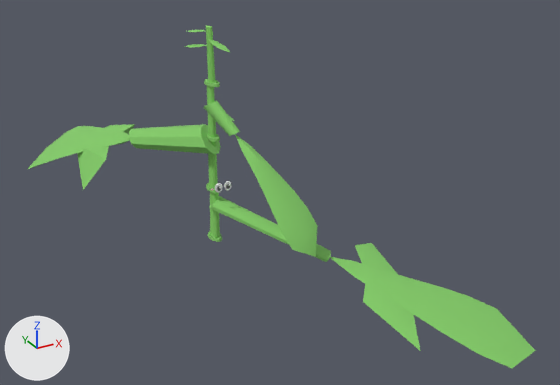
The glTF model web-forest/public/model/species/phyllanthus-niruri.glb: old version first, new version second.
Rendered twice from a 50 mm camera at (-0.606, -1.366, 0.756) aimed at (0.094, -0.094, 0.12). Lighting does not change. The marker at lower left points along +X, +Y and +Z. The older version comes first. Vertices at exactly the same position are counted once.

In view in the first picture: 'p0', 'p1', 'p2', 'p5', 'p6', 'p7', 'stem'.
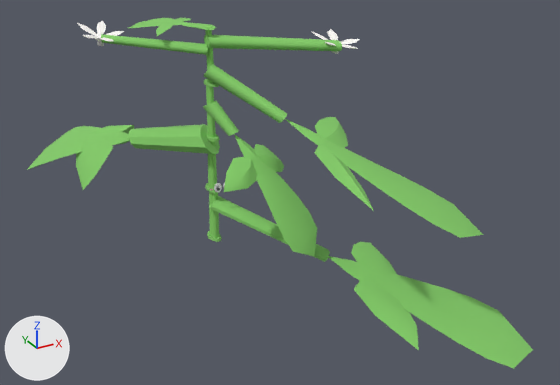
ob_body is not drawn itself; it is the parent of ob_stem, ob_p0, ob_p1, ob_p2, ob_p4, ob_p5, ob_p6, ob_p7.

Pixel boxes (x1, y1, x2, y2) of what changed, in the pictures (560 x 385 px; the box of a moved part takes in the faces that stretch with it):
'p0', reshaped, moved, rescaled
    before: (210, 196, 536, 368)
    after: (209, 196, 533, 369)
'p4', reshaped, moved, rescaled (not visible before)
    after: (203, 64, 483, 238)
'p2', reshaped, moved, rescaled
    before: (204, 100, 318, 257)
    after: (203, 100, 317, 256)
'p1', moved, rescaled
    before: (28, 124, 221, 190)
    after: (27, 124, 220, 190)
'p6', reshaped, moved, rescaled (614% wider, 86% taller)
    before: (208, 39, 229, 52)
    after: (204, 29, 360, 54)
'stem', moved, rescaled
    before: (204, 26, 232, 242)
    after: (203, 26, 225, 242)
'p5', reshaped, moved, rescaled
    before: (185, 44, 207, 48)
    after: (77, 21, 208, 55)
'p7', reshaped, moved, rescaled
    before: (188, 30, 205, 32)
    after: (129, 18, 216, 36)
part 1 of me_mesh_1, moved or reshaped
    before: (330, 243, 536, 368)
    after: (329, 242, 533, 369)
part 2 of me_mesh_3, added (green)
    after: (224, 144, 284, 192)
part 3 of me_mesh_3, moved or reshaped
    before: (235, 134, 318, 257)
    after: (234, 134, 317, 256)
part 4 of me_mesh_4, added (green)
    after: (315, 117, 374, 211)
part 5 of me_mesh_4, built on
    after: (203, 64, 483, 238)
part 6 of me_mesh_5, added
    after: (77, 21, 124, 42)
part 7 of me_mesh_5, built on
    before: (185, 44, 207, 48)
    after: (101, 34, 208, 55)
part 8 of me_mesh_6, added
    after: (312, 29, 360, 49)
part 9 of me_mesh_6, built on
    before: (208, 39, 229, 52)
    after: (204, 35, 342, 51)
part 10 of me_mesh_7, added (green)
    after: (129, 18, 216, 36)

Diff of the bpy script that builds the scene:
```diff
--- a/web-forest/public/model/species/phyllanthus-niruri.glb.py
+++ b/web-forest/public/model/species/phyllanthus-niruri.glb.py
@@ me_mesh_1 @@
 # used by ob_p0; parent = ob_body; location = (0.0, 0.0, 0.257); rotation_euler = (0.0, -0.007, 0.0), in degrees (0, -0.4, 0)
-me_mesh_1.from_pydata(...)  # 56 vertices, 100 faces; spans x -0.036..0.641, y -0.718..0.027, z -0.257..-0.05
+me_mesh_1.from_pydata(...)  # 72 vertices, 132 faces; spans x -0.036..0.646, y -0.722..0.027, z -0.257..-0.05
+# me_mesh_1 part 1
+# 28 vertices are removed from x 0.177..0.641, y -0.718..-0.338, z -0.248..-0.135
+# 64 faces are deleted
+# 44 vertices are added at x 0.177..0.646, y -0.722..-0.255, z -0.251..-0.134
+# 96 new faces join them
 me_mesh_1.materials.append(mat_flat)
@@ me_mesh_3 @@
 # used by ob_p2; parent = ob_body; location = (0.0, 0.0, 0.66); rotation_euler = (0.0, -0.0575, 0.0), in degrees (0, -3.3, 0)
-me_mesh_3.from_pydata(...)  # 45 vertices, 84 faces; spans x -0.03..0.169, y -0.348..0.023, z -0.467..0.021
+me_mesh_3.from_pydata(...)  # 72 vertices, 132 faces; spans x -0.13..0.212, y -0.348..0.023, z -0.467..0.021
+# me_mesh_3 part 2: a new loose piece of 23 vertices spanning x -0.13..0.212, y -0.21..-0.099, z -0.274..-0.147, in mat_flat
+# me_mesh_3 part 3: 24 vertices moved from x -0.011..0.169, y -0.343..-0.116, z -0.421..-0.134 to x -0.011..0.169, y -0.318..-0.111, z -0.379..-0.128; 4 vertices added at x 0.0..0.167, y -0.346..-0.291, z -0.428..-0.403
 me_mesh_3.materials.append(mat_flat)
@@ me_mesh_4 @@
 # used by ob_p4; parent = ob_body; location = (0.0, 0.0, 0.64); rotation_euler = (0.0353, 0.0, 0.0), in degrees (2, 0, 0)
-me_mesh_4.from_pydata(...)  # 10 vertices, 16 faces; spans x 0.0..0.0511, y -0.0692..0.0, z -0.0266..0.0
+me_mesh_4.from_pydata(...)  # 72 vertices, 132 faces; spans x -0.0283..0.5489, y -0.5993..0.023, z -0.4029..0.0293
+# me_mesh_4 part 4: a new loose piece of 23 vertices spanning x 0.112..0.4398, y -0.5275..-0.1523, z -0.2613..-0.1685, in mat_flat
+# me_mesh_4 part 5
+# 9 vertices are removed from x 0.0009..0.0511, y -0.0692..-0.0112, z -0.0266..-0.0052
+# 16 faces are deleted
+# 48 vertices are added at x -0.0283..0.5489, y -0.5993..0.023, z -0.4029..0.0293
+# 92 new faces join them
 me_mesh_4.materials.append(mat_flat)
@@ me_mesh_5 @@
 # used by ob_p5; parent = ob_body; location = (0.0, 0.0, 0.92); rotation_euler = (0.0, -0.00445, 0.0), in degrees (0, -0.3, 0)
-me_mesh_5.from_pydata(...)  # 10 vertices, 16 faces; spans x -0.0511..0.0, y 0.0..0.0692, z -0.0266..0.0
+me_mesh_5.from_pydata(...)  # 148 vertices, 272 faces; spans x -0.3981..0.012, y -0.0184..0.2981, z -0.0359..0.0458
+# me_mesh_5 part 6: a new loose piece of 66 vertices spanning x -0.3981..-0.2163, y 0.1271..0.2981, z -0.0001..0.0458, in mat_flat
+# me_mesh_5 part 7: 9 vertices removed from x -0.0511..-0.0009, y 0.0112..0.0692, z -0.0266..-0.0052; 19 vertices added at x -0.3174..0.012, y -0.0184..0.2265, z -0.0221..0.0221
+# other edits to the shape of me_mesh_5 do not show in these pictures
 me_mesh_5.materials.append(mat_flat)
@@ me_mesh_6 @@
 # used by ob_p6; parent = ob_body; location = (0.0, 0.0, 0.951); rotation_euler = (0.0559, 0.0, 0.0), in degrees (3.2, 0, 0)
-me_mesh_6.from_pydata(...)  # 10 vertices, 16 faces; spans x -0.0102..0.0369, y -0.0817..0.0, z -0.0266..0.0
+me_mesh_6.from_pydata(...)  # 148 vertices, 272 faces; spans x -0.0086..0.5107, y -0.2244..0.0261, z -0.0355..0.0349
+# me_mesh_6 part 8: a new loose piece of 66 vertices spanning x 0.3579..0.5107, y -0.2244..-0.0797, z 0.0..0.0349, in mat_flat
+# me_mesh_6 part 9: 9 vertices removed from x -0.0102..0.0369, y -0.0817..-0.021, z -0.0266..-0.0052; 19 vertices added at x -0.0086..0.4416, y -0.1716..0.0261, z -0.0272..0.0272
+# other edits to the shape of me_mesh_6 do not show in these pictures
 me_mesh_6.materials.append(mat_flat)
@@ me_mesh_7 @@
 # used by ob_p7; parent = ob_body; location = (0.0, 0.0, 0.981); rotation_euler = (0.0, -0.052, 0.0), in degrees (0, -3, 0)
-me_mesh_7.from_pydata(...)  # 10 vertices, 16 faces; spans x -0.0369..0.0102, y 0.0..0.0817, z -0.0266..0.0
+me_mesh_7.from_pydata(...)  # 72 vertices, 132 faces; spans x -0.2017..0.0617, y -0.023..0.2708, z -0.222..-0.1584
+# me_mesh_7 part 10: 72 vertices added at x -0.2017..0.0617, y -0.023..0.2708, z -0.222..-0.1584
+# other edits to the shape of me_mesh_7 do not show in these pictures
 me_mesh_7.materials.append(mat_flat)
@@ ob_body @@
 ob_body = bpy.data.objects.new('body', None)
-ob_body.location = (-0.0111, 0.00476, 0.0)
-ob_body.scale = (0.487, 0.923, 0.45)
+ob_body.location = (-0.0121, 0.00545, 0.0)
+ob_body.scale = (0.485, 0.919, 0.45)
@@ ob_p4 @@
 ob_p4.parent = ob_body
-ob_p4.location = (0.0, 0.0, 0.64)
+ob_p4.location = (0.0, 0.0, 0.814)
 ob_p4.rotation_euler = (0.0353, 0.0, 0.0)  # degrees (2, 0, 0)
@@ ob_p5 @@
 ob_p5.parent = ob_body
-ob_p5.location = (0.0, 0.0, 0.92)
+ob_p5.location = (0.0, 0.0, 0.902)
 ob_p5.rotation_euler = (0.0, -0.00445, 0.0)  # degrees (0, -0.3, 0)
@@ ob_p6 @@
 ob_p6.parent = ob_body
-ob_p6.location = (0.0, 0.0, 0.951)
+ob_p6.location = (0.0, 0.0, 0.938)
 ob_p6.rotation_euler = (0.0559, 0.0, 0.0)  # degrees (3.2, 0, 0)
@@ ob_p7 @@
 ob_p7.parent = ob_body
-ob_p7.location = (0.0, 0.0, 0.981)
+ob_p7.location = (0.0, 0.0, 1.158)
 ob_p7.rotation_euler = (0.0, -0.052, 0.0)  # degrees (0, -3, 0)
```
